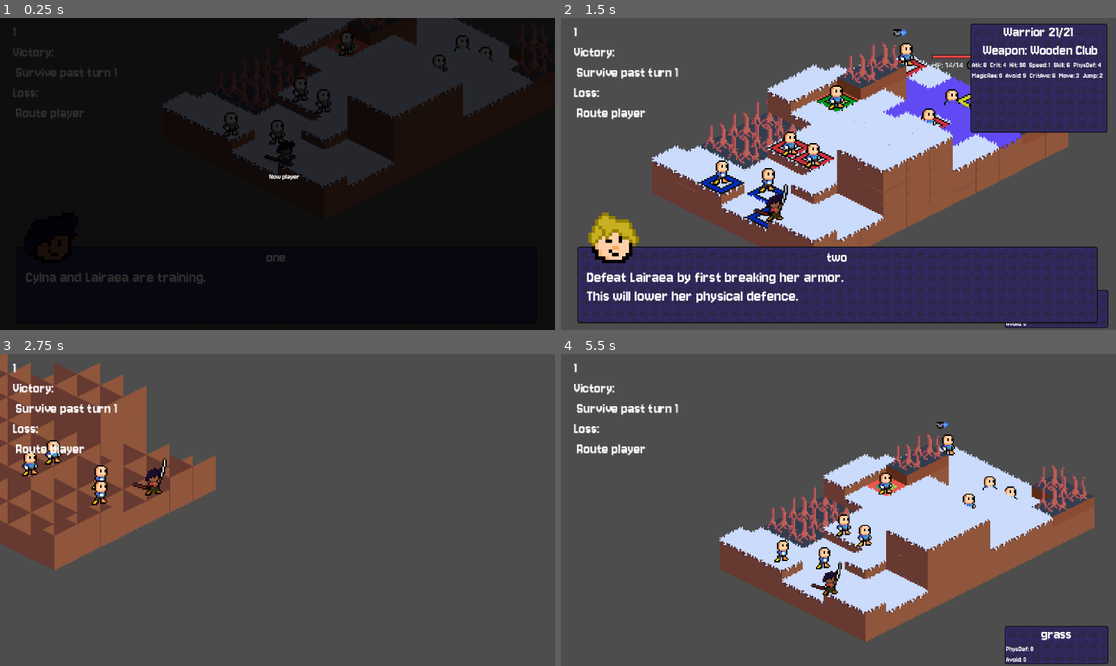
Above: before the commit, frames 1-4 (two rows, left to right).
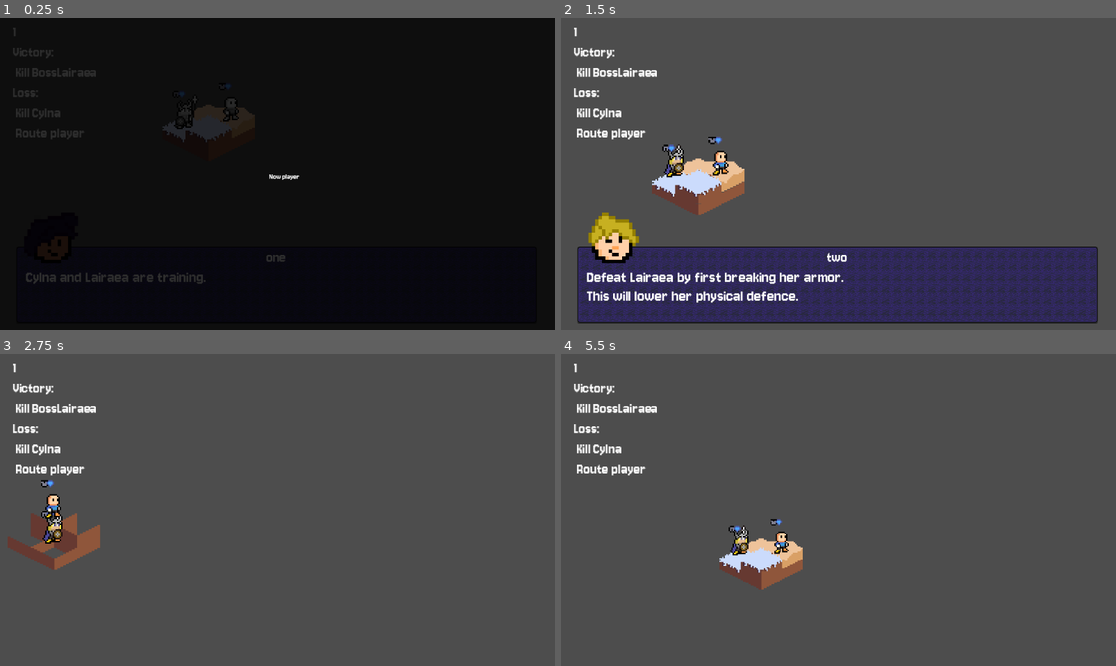
Above: after the commit, the same moments.

Repository: Puffe14/godot-breaker-srpg
Game: Godot game, scene res://RootScene.tscn
Same seed, same stepped clock (60 frames per second), same inputs: the game is played once before the commit and once after it.
Inputs (mouse positions are in pixels of both pictures, inside the frame that each line leads up to):
- Up to frame 1 (0.25 s): no input
- Up to frame 2 (1.5 s): drag from (1071, 58) to (955, 24) at 0.52 s; drag from (993, 124) to (927, 64) at 1.27 s
- Up to frame 3 (2.75 s): move the mouse to (405, 466) at 2.02 s; hold E (rotate_right) from 2.03 s (still down); hold N (dialogue_continue) from 2.03 s (still down); click (405, 466) at 2.17 s
- Up to frame 4 (5.5 s): release E (rotate_right) at 2.75 s; release N (dialogue_continue) at 2.75 s; drag from (705, 444) to (638, 500) at 2.77 s; drag from (760, 456) to (572, 478) at 3.52 s; drag from (583, 375) to (744, 456) at 4.27 s; move the mouse to (577, 413) at 5.02 s; hold Q (rotate_left) from 5.03 s (still down); tap Mouse wheel down (zoom_out) at 5.1 s; click (577, 413) at 5.17 s

The runs differ from the first frame. In frame 1, 14% of the frame differs, in the area x 2-96%, y 0-55%; in frame 2, 37%, in the area x 2-99%, y 1-100%; in frame 3, 16%; in frame 4, 27%.

Commit message:
Fixed and improved scipting for tutorial map

Diff:
--- a/resources/data/characters/characters.json
+++ b/resources/data/characters/characters.json
@@ -3,8 +3,8 @@
 	"name": "Cylna",
 	"class": "wilder",
 	"classes": ["wilder"],
-	"level": 2,
-	"exp": 0,
+	"level": 1,
+	"exp": 99,
 	"stats": {
 	  "hitpoints": 15,
 	  "strength": 6,
@@ -26,6 +26,32 @@
 
   "Lairaea": {
 	"name": "Lairaea",
+	"class": "slicer",
+	"classes": ["slicer"],
+	"level": 2,
+	"exp": 0,
+	"stats": {
+	  "hitpoints": 13,
+	  "strength": 6,
+	  "magic": 0,
+	  "skill": 4,
+	  "speed": 8,
+	  "defence": 2,
+	  "resistance": 2
+	},
+	"growth": {
+	  "hitpoints": 50,
+	  "strength": 60,
+	  "magic": 20,
+	  "skill": 60,
+	  "speed": 35,
+	  "defence": 10,
+	  "resistance": 10
+	}
+  },
+
+  "BossLairaea": {
+	"name": "BossLairaea",
 	"class": "slicer",
 	"classes": ["slicer"],
 	"level": 2,
@@ -355,31 +381,6 @@
 	}
   },
 
-  "BossLairaea": {
-	"name": "Lairaea",
-	"class": "slicer",
-	"classes": ["slicer"],
-	"level": 2,
-	"exp": 0,
-	"stats": {
-	  "hitpoints": 13,
-	  "strength": 4,
-	  "magic": 0,
-	  "skill": 4,
-	  "speed": 8,
-	  "defence": 2,
-	  "resistance": 2
-	},
-	"growth": {
-	  "hitpoints": 50,
-	  "strength": 60,
-	  "magic": 20,
-	  "skill": 60,
-	  "speed": 35,
-	  "defence": 20,
-	  "resistance": 20
-	}
-  },
 
   "tester": {
 	"name": "test",
--- a/resources/data/items/inventories.json
+++ b/resources/data/items/inventories.json
@@ -11,7 +11,6 @@
 	["i_sword",0]
   ],
   "BossLairaea": [
-	["bread",0],
 	["dagger",0],
 	["practice_mail",0]
   ],
--- a/resources/data/maps/map_2.json
+++ b/resources/data/maps/map_2.json
@@ -133,19 +133,19 @@
 		"message": {
 			"title": "message",
 			"lines": [
-				"Cylna and Lairaea are training.",
-				"Defeat Lairaea by first breaking her armor.\nThis will lower her physical defence.",
-				"Then attack Lairaea to bring her HP to zero."
+				"More imperial hounds.\nThe people from the village still need some time.",
+				"Damn. We have to distract the troop.\nKeep me close for support!",
+				"Hah! Then let us bleed."
 			],
 			"titles": [
-				"one",
-				"two",
-				"three"
+				"Cylna",
+				"???",
+				"Lairaea"
 			],
 			"pics": [
-				"Lairaea",
-				"Ulrarik",
-				"Cylna"
+				"Cylna",
+				"Geblah",
+				"Lairaea"
 			],
 			"when": {
 				"title": "survive",
@@ -155,7 +155,7 @@
 		"msg_warrior_death": {
 			"title": "message",
 			"lines": [
-				"Damn. I got killed bro."
+				"Damn. I got killed bro. A warriors death..."
 			],
 			"titles": [
 				"Warrior"
@@ -166,7 +166,7 @@
 			"when": {
 				"title": "kill",
 				"target": [
-					"Fusiller"
+					"Warrior"
 				]
 			}
 		}
--- a/resources/data/maps/test_map.json
+++ b/resources/data/maps/test_map.json
@@ -1,44 +1,59 @@
 {
-	"enemies": [ [["BossLairaea",10,[1,1]]] ],
+	"enemies": [ [["BossLairaea",1,[1,1]]] ],
 	"allies": [[]],
-	"joining": [["Cylna",0,[2,0]]],
+	"joining": [["Cylna",0,[0,0]]],
 	"events": {
-	  "message": {
-		"title": "message",
-		"titles": [
-			"title of test speaker","title of test speaker","title of test speaker"
-		],
-		"pics": [
-			"Default","Default","Default"
-		],
-		"lines": ["Cylna and Lairaea are training.",
-				  "Defeat Lairaea by first breaking her armor.\nThis will lower her physical defence.",
-				  "Then attack Lairaea to bring her HP to zero."],
-		"when": {
-		  "title": "survive",
-		  "limit": 0
+		"message": {
+			"title": "message",
+			"lines": [
+				"Cylna and Lairaea are training.",
+				"Defeat Lairaea by first breaking her armor.\nThis will lower her physical defence.",
+				"Then attack Lairaea to bring her HP to zero."
+			],
+			"titles": [
+				"one",
+				"two",
+				"three"
+			],
+			"pics": [
+				"Lairaea",
+				"Ulrarik",
+				"Cylna"
+			],
+			"when": {
+				"title": "survive",
+				"limit": 0.0
+			}
 	  },
 	  "onclear": {
 		"title": "message",
-		"lines": ["Lairaea: You're tougher I remembered."],
-		"when": {
-		  "title": "kill",
-		  "target": ["Lairaea"]
+			"lines": [
+				"You're tougher I remembered."
+			],
+			"titles": [
+				"Lairaea"
+			],
+			"pics": [
+				"Lairaea"
+			],
+			"when": {
+				"title": "kill",
+				"target": [
+					"BossLairaea"
+				]
+			}
 		}
-	  }
-	  }
 	},
 	"grid": {
-	  "tiles": ["gray_field","gray_field","gray_field",
-				"gray_field","sand_field","sand_field",
-				"gray_field","sand_field","sand_field"],
-	  "row": 3,
-	  "column": 3,
-	  "elevation": [0,0,1,0,0,1,0,0,0]
+	  "tiles": ["gray_field","sand_field",
+				"gray_field","sand_field"],
+	  "row": 2,
+	  "column": 2,
+	  "elevation": [0,0,1,1]
 	},
 	"clear": {
 	  "title": "kill",
-	  "target": ["Lairaea"]
+	  "target": ["BossLairaea"]
 	},
 	"lose": [
 		{
@@ -50,7 +65,7 @@
 		  "team": "player"
 		}
 	],
-	"deploy": [[0,0],[0,1],[1,0]],
+	"deploy": [[0,0]],
 	"rotation": 2,
 	"turnNumber": 1
   }
--- /dev/null
+++ b/resources/images/animation/bosslairaea.tres
@@ -0,0 +1,91 @@
+[gd_resource type="SpriteFrames" format=3 uid="uid://dt0tnscw054jv"]
+
+[ext_resource type="Texture2D" uid="uid://cngtgbo5fu8g8" path="res://resources/images/units/dead.png" id="1_ege3u"]
+[ext_resource type="Texture2D" uid="uid://cro8l2gm002qy" path="res://resources/images/units/lairaea_hurt.png" id="2_2em4g"]
+[ext_resource type="Texture2D" uid="uid://bbncbtpmocpjy" path="res://resources/images/units/lairaea_idle.png" id="3_qd0ks"]
+[ext_resource type="Texture2D" uid="uid://dow58xes3g1bn" path="res://resources/images/units/lairaea_atk_1.png" id="4_phres"]
+[ext_resource type="Texture2D" uid="uid://ddao0udmlt2mi" path="res://resources/images/units/lairaea_atk_2.png" id="5_johdv"]
+
+[resource]
+animations = [{
+"frames": [{
+"duration": 1.0,
+"texture": ExtResource("1_ege3u")
+}, {
+"duration": 1.0,
+"texture": ExtResource("2_2em4g")
+}, {
+"duration": 1.0,
+"texture": ExtResource("1_ege3u")
+}, {
+"duration": 1.0,
+"texture": ExtResource("2_2em4g")
+}, {
+"duration": 1.0,
+"texture": ExtResource("1_ege3u")
+}, {
+"duration": 1.0,
+"texture": null
+}],
+"loop": false,
+"name": &"dead",
+"speed": 5.0
+}, {
+"frames": [{
+"duration": 1.0,
+"texture": ExtResource("3_qd0ks")
+}, {
+"duration": 1.0,
+"texture": ExtResource("4_phres")
+}],
+"loop": true,
+"name": &"default",
+"speed": 2.0
+}, {
+"frames": [{
+"duration": 1.0,
+"texture": ExtResource("4_phres")
+}, {
+"duration": 1.0,
+"texture": ExtResource("3_qd0ks")
+}],
+"loop": false,
+"name": &"evade",
+"speed": 5.0
+}, {
+"frames": [{
+"duration": 1.0,
+"texture": ExtResource("2_2em4g")
+}, {
+"duration": 1.0,
+"texture": ExtResource("3_qd0ks")
+}],
+"loop": false,
+"name": &"hurt",
+"speed": 5.0
+}, {
+"frames": [{
+"duration": 1.0,
+"texture": ExtResource("3_qd0ks")
+}],
+"loop": true,
+"name": &"still",
+"speed": 5.0
+}, {
+"frames": [{
+"duration": 1.0,
+"texture": ExtResource("3_qd0ks")
+}, {
+"duration": 1.0,
+"texture": ExtResource("4_phres")
+}, {
+"duration": 2.0,
+"texture": ExtResource("5_johdv")
+}, {
+"duration": 1.0,
+"texture": ExtResource("3_qd0ks")
+}],
+"loop": false,
+"name": &"strike",
+"speed": 5.0
+}]
--- a/scripts/components/game/file_loader.gd
+++ b/scripts/components/game/file_loader.gd
@@ -4,10 +4,6 @@
 	}
 
 var unit_dict: Dictionary = {
-	"Cylna":preload("res://resources/data/units/test_unit_c.tres"),
-	"BossLairaea":preload("res://resources/data/units/test_unit_l.tres"),
-	"Lairaea":preload("res://resources/data/units/test_unit_l.tres"),
-	"Lochagos":preload("res://resources/data/units/dummy2_unit.tres"),
 	}
 
 var class_dict: Dictionary = {
@@ -37,9 +33,9 @@
 
 
 var map_dict: Dictionary = {
-	"3": preload("res://resources/data/maps/test_map.json"),
-	"1": preload("res://resources/data/maps/map_2.json"),
-	"2": preload("res://resources/data/maps/map_3.json")
+	"1": preload("res://resources/data/maps/test_map.json"),
+	"2": preload("res://resources/data/maps/map_2.json"),
+	"3": preload("res://resources/data/maps/map_3.json")
 }
 
 # Called when the node enters the scene tree for the first time.
--- a/scripts/components/units/character.gd
+++ b/scripts/components/units/character.gd
@@ -32,7 +32,7 @@
 ## Rolls growths for level-ups and collects them for display
 func levelUp() -> Dictionary:
 	var levelUpsMap = {}
-	var leveled = growths.toMap
+	var leveled = growths
 	for stat in leveled.keys:
 		var currentG = leveled[stat]
 		if roll() < currentG:
